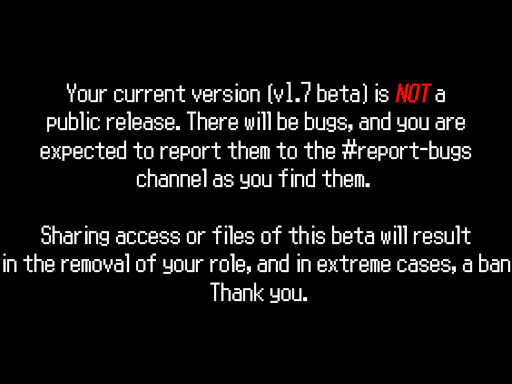
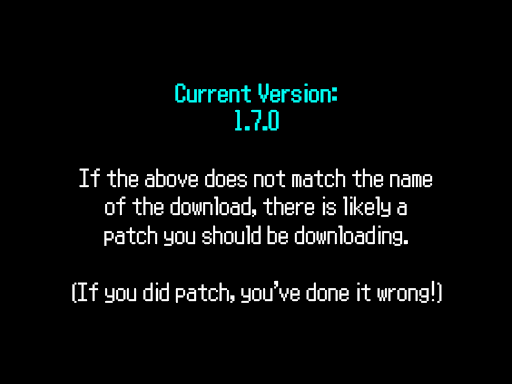
Two versions of the same layered image (512 x 384). Layer-by-layer changes:
renamed "Your current version (v1.7 beta) is NOT a public release. There" to "Current Version: 1.7.0 If the above does not match the name of", painted on it over [3, 81, 511, 303]
